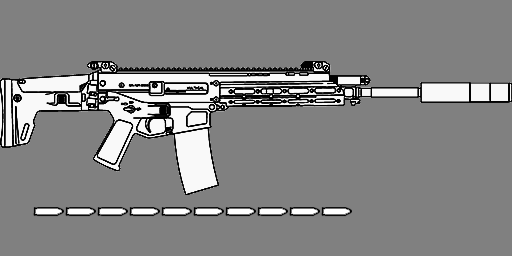
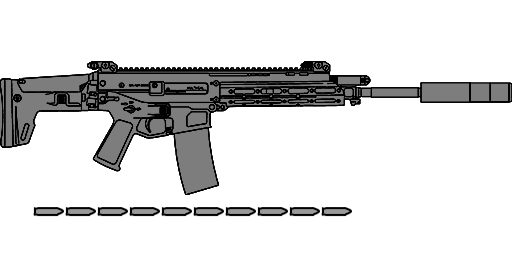
Comparing the layer stacks of the two 512×256 images. Changes:
"baseCol": blend normal → multiply, moved it above "acr-bushmaster", painted on it over <box>0,61,512,195</box>
renamed "Fill white" to "10", moved it into group "Individuals", painted on it over <box>35,208,350,215</box>
hid "Gray" over <box>0,0,512,256</box>
hid "White" over <box>0,0,512,256</box>
